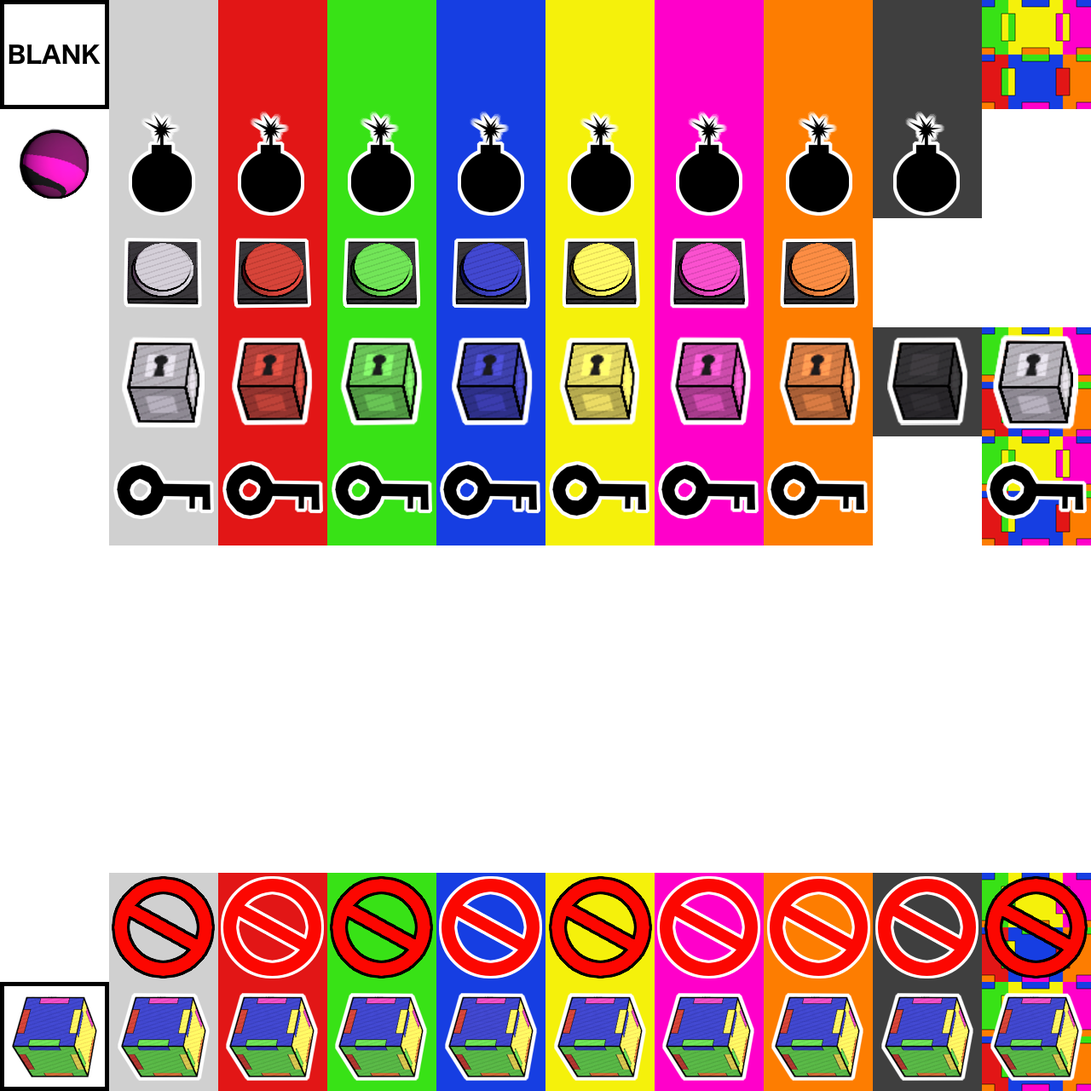
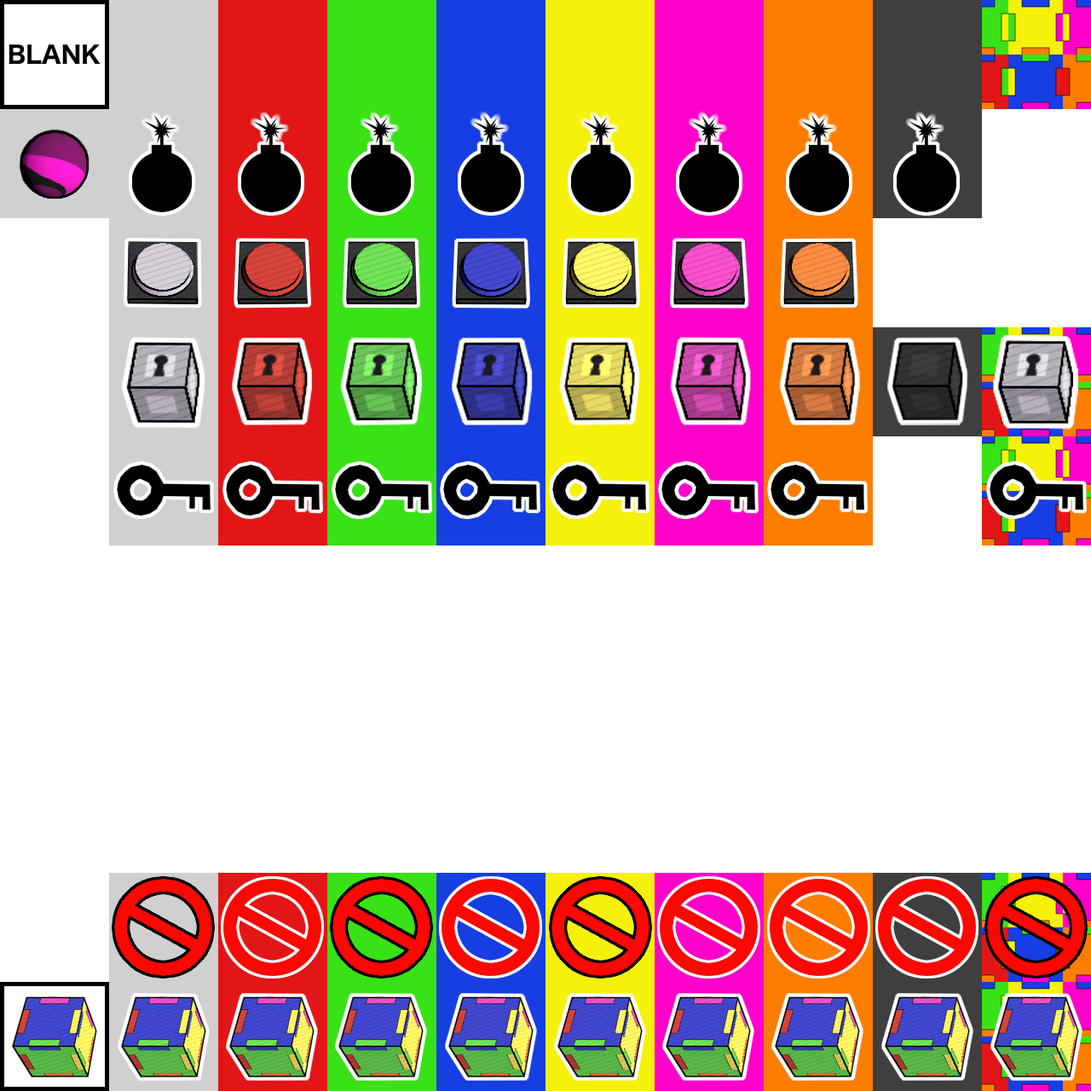
Two versions of the same layered image (1091×1091). Layer-by-layer changes:
painted on "Copy of bomb" (2nd of 3, in "bomb") over [107, 109, 110, 219]
painted on "Paint Layer 10" (3rd of 3, in "bomb") over [0, 109, 110, 219]
painted on "Copy of detonator" (2nd of 2, in "detonator") over [0, 109, 110, 219]
showed "gray" (8th of 8, in "final_orb") over [0, 109, 110, 219]
